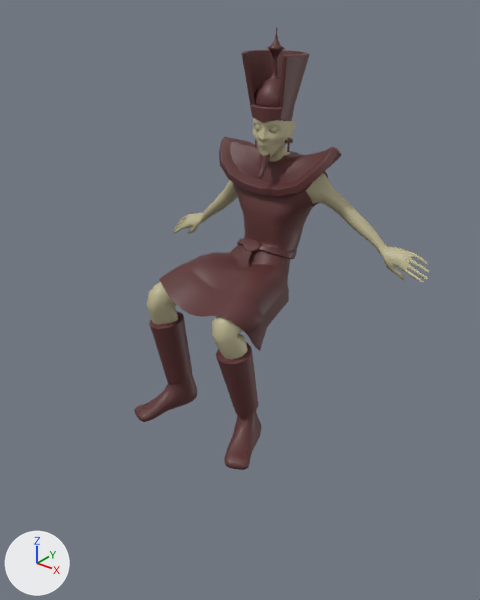
One commit to the FBX model Assets/!WeAreAthomic/!ENEMIES/BOSS_SETH/ANIMATIONS_BOSS/DONE/SETH_ATTACK_CARGADO.fbx: the scene before it, then after it.
Before and after are seen from a camera (50 mm lens) standing at (0.0407, -0.0493, 0.0453) and looking at (0.004, -0.0035, 0.0169). Lighting does not change. The marker at lower left points along +X, +Y and +Z. Where no turn or scale is listed for an object, it has been applied to the vertices. Vertices at the same position are counted once.

Names of what the first picture shows: 'Seth_Posado'.
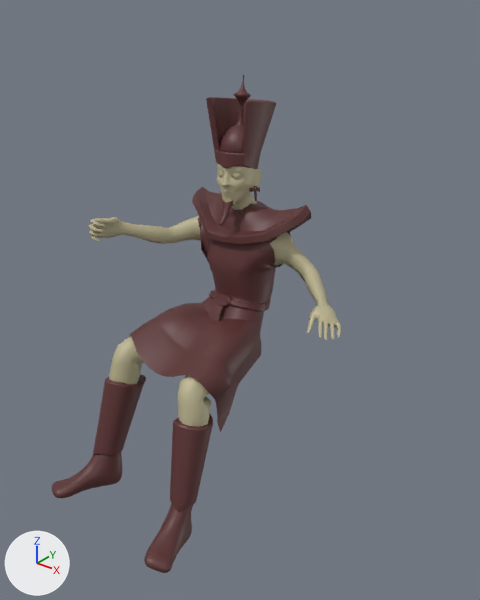
The edits, one by one:
me_mesh is used by ob_seth_posado; location (0.0, 0.0, 0.0).
me_mesh had 6191 vertices, 5772 faces and spanned x -0.0161..0.0178, y -0.0088..0.0117, z 0.0005..0.041.
me_mesh now has 6191 vertices, 5772 faces and spans x -0.0101..0.0156, y -0.0212..0.0063, z -0.0033..0.037.
me_mesh part 1: the loose piece of 265 vertices spanning x -0.0017..0.0023, y 0.0045..0.0085, z 0.0332..0.041 is multiplied about its middle by the matrix ((0.996, 0.077, -0.045), (-0.071, 0.991, 0.111), (0.053, -0.107, 0.993)), then moved by (-0.0007, -0.0045, -0.0039).
me_mesh part 2: the loose piece of 15 vertices spanning x -0.001..0.0007, y 0.001..0.0033, z 0.017..0.0192 is scaled about its middle by (0.999, 0.98, 0.892), then moved by (0.0005, -0.0055, -0.0041).
me_mesh part 3: the loose piece of 156 vertices spanning x -0.003..0.0035, y 0.0035..0.0106, z 0.032..0.0389 is multiplied about its middle by the matrix ((0.996, 0.077, -0.045), (-0.071, 0.991, 0.111), (0.053, -0.107, 0.993)), then moved by (-0.0006, -0.0047, -0.004).
me_mesh part 4: the loose piece of 76 vertices spanning x 0.0019..0.0022, y 0.0065..0.0074, z 0.0292..0.0305 is multiplied about its middle by the matrix ((1.038, 0.132, -0.169), (-0.119, 1.05, 0.086), (0.178, -0.065, 1.043)), then moved by (-0.0002, -0.0053, -0.0039).
me_mesh part 5: the loose piece of 228 vertices spanning x -0.003..0.0034, y 0.0034..0.0094, z 0.0169..0.0197 is multiplied about its middle by the matrix ((1.0, -0.005, -0.007), (0.011, 0.996, -0.082), (0.016, 0.051, 0.989)), then moved by (0.0005, -0.0055, -0.0041).
me_mesh part 6: the loose piece of 61 vertices spanning x -0.0012..0.0011, y 0.0031..0.0044, z 0.0186..0.0201 is multiplied about its middle by the matrix ((0.987, -0.009, -0.034), (0.005, 0.982, -0.108), (0.035, 0.108, 0.981)), then moved by (0.0005, -0.0056, -0.0042).
me_mesh part 7: the loose piece of 106 vertices spanning x 0.0008..0.0018, y 0.0047..0.0054, z 0.0312..0.0323 is moved by (-0.0006, -0.0051, -0.0037).
me_mesh part 8: the loose piece of 106 vertices spanning x -0.0007..0.0004, y 0.0044..0.0051, z 0.0312..0.0324 is moved by (-0.0006, -0.005, -0.0037).
me_mesh part 9: 5042 of 6191 vertices moved; they spanned x -0.0161..0.0178, y -0.0088..0.0117, z 0.0005..0.0341 and now span x -0.0101..0.0156, y -0.0212..0.0061, z -0.0033..0.0303; mean shift (0.0005, -0.0089, -0.0029); largest move (-0.0158, 0.0089, 0.0174) -> (-0.0087, -0.01, 0.022).

Changed parts and their boxes (x1, y1, x2, y2) in the pictures (480 x 600 px; the box of a moved part takes in the faces that stretch with it):
'Seth_Posado', reshaped (12% taller): before (134, 27, 429, 470); after (52, 75, 341, 573)
part 1 of me_mesh, moved or reshaped: before (254, 27, 285, 107); after (219, 75, 251, 153)
part 2 of me_mesh, moved or reshaped: before (237, 250, 252, 267); after (208, 304, 223, 321)
part 3 of me_mesh, moved or reshaped: before (241, 50, 309, 123); after (206, 97, 276, 169)
part 4 of me_mesh, moved or reshaped: before (285, 139, 293, 152); after (249, 188, 260, 201)
part 5 of me_mesh, moved or reshaped: before (237, 239, 297, 259); after (209, 290, 271, 312)
part 6 of me_mesh, moved or reshaped: before (243, 239, 262, 253); after (214, 294, 234, 307)
part 7 of me_mesh, moved or reshaped: before (269, 127, 278, 132); after (232, 173, 241, 179)
part 8 of me_mesh, moved or reshaped: before (255, 125, 261, 131); after (218, 171, 224, 177)
part 9 of me_mesh, moved or reshaped: before (134, 118, 429, 470); after (52, 164, 341, 573)
